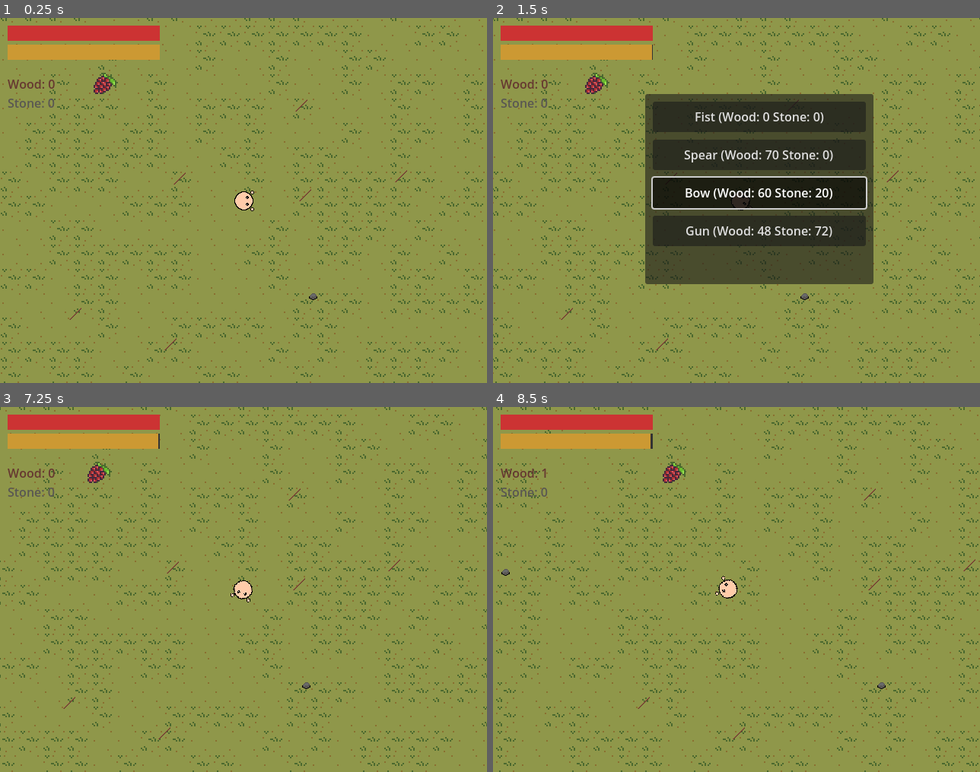
Above: before the commit, frames 1-4 (two rows, left to right).
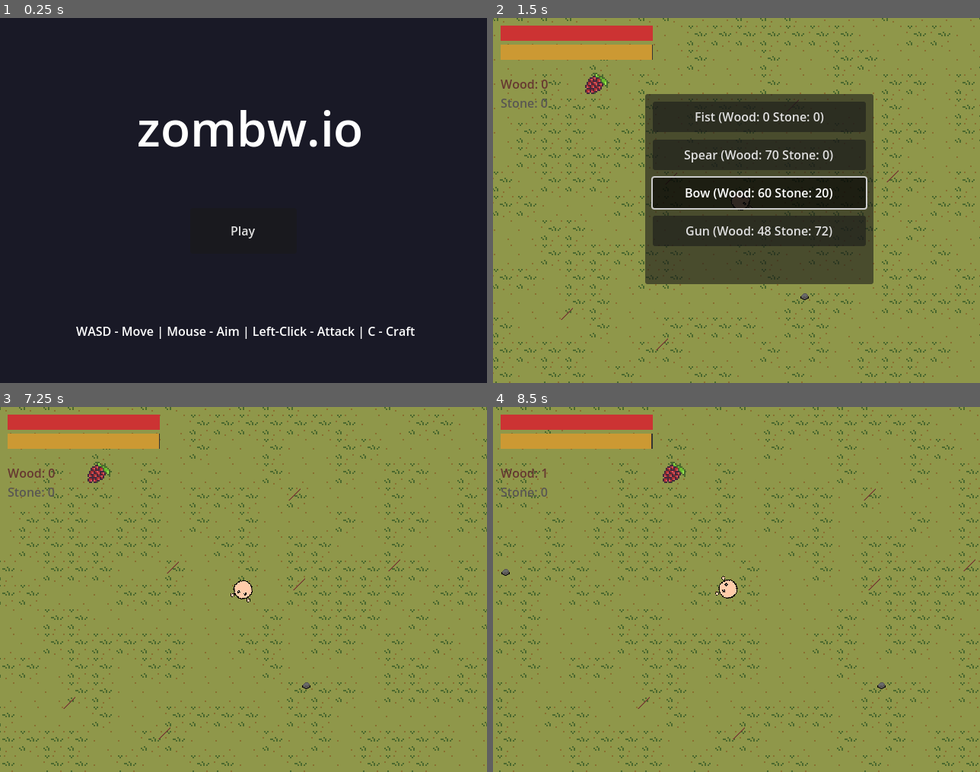
Above: after the commit, the same moments.

Repository: wondertrash/zombwio
Game: Godot game, scene res://startmenu.tscn
Same seed, same stepped clock (60 frames per second), same inputs: the game is played once before the commit and once after it. Before the commit the project starts from res://main.tscn.
Inputs (mouse positions are in pixels of both pictures, inside the frame that each line leads up to):
- Up to frame 1 (0.25 s): no input
- Up to frame 2 (1.5 s): click (736, 229) at 0.5 s, where only the run after the commit has a clickable "Play"; tap Enter at 1.25 s; move the mouse to (843, 182) at 1.27 s; hold D (right) from 1.28 s (still down); tap C (craft) at 1.35 s; click (843, 182) at 1.42 s
- Up to frame 3 (7.25 s): release D (right) at 2 s; click "Fist (Wood: 0 Stone: 0)" at 2 s; click "Spear (Wood: 70 Stone: 0)" at 2.75 s; click "Bow (Wood: 60 Stone: 20)" at 3.5 s; click "Gun (Wood: 48 Stone: 72)" at 4.25 s; tap Space at 5, 6.5 s; move the mouse to (146, 607) at 5.02 s; hold S (down) 5.03-5.78 s; tap Alt at 5.1 s; click (146, 607) at 5.17 s; tap Enter at 5.75 s; move the mouse to (292, 509) at 5.77 s; hold D (right) 5.78-6.53 s; tap Shift at 5.85 s; click (292, 509) at 5.92 s; move the mouse to (219, 662) at 6.52 s; hold Up (ui_up) from 6.53 s (still down); tap C (craft) at 6.6 s; click (219, 662) at 6.67 s
- Up to frame 4 (8.5 s): tap Enter at 7.25 s; move the mouse to (882, 644) at 7.27 s; release Up (ui_up) at 7.28 s; hold A (left) from 7.28 s (still down); tap Alt at 7.35 s; click (882, 644) at 7.42 s; move the mouse to (590, 534) at 8.02 s; tap Shift at 8.1 s; click (590, 534) at 8.17 s

The runs differ from the first frame. In frame 1, 100% of the frame differs, in the area x 0-100%, y 0-100%; in frame 2, nothing differs; in frame 3, less than 0.1%; in frame 4, less than 0.1%.

Commit message:
menus, timer

Diff:
--- /dev/null
+++ b/zombwio/death.gd
@@ -0,0 +1,44 @@
+extends CanvasLayer
+var survival_time: float = 0.0
+func _ready() -> void:
+	visible = false
+	process_mode = Node.PROCESS_MODE_ALWAYS
+func _process(delta: float) -> void:
+	pass
+func show_death_screen(time: float):
+	survival_time = time
+	visible = true
+	get_tree().paused = true
+	var bg = ColorRect.new()
+	bg.size = Vector2(640, 480)
+	bg.color = Color(0, 0, 0, 0.8)
+	add_child(bg)
+	var death_text = Label.new()
+	death_text.text = "You Died"
+	death_text.position = Vector2(220, 150)
+	death_text.add_theme_font_size_override("font_size", 48)
+	death_text.modulate = Color(1, 0, 0)
+	add_child(death_text)
+	var time_text = Label.new()
+	time_text.text = "Survived: %.1f seconds" % survival_time
+	time_text.position = Vector2(200, 220)
+	time_text.add_theme_font_size_override("font_size", 24)
+	add_child(time_text)
+	var restart_btn = Button.new()
+	restart_btn.text = "Restart"
+	restart_btn.position = Vector2(250, 300)
+	restart_btn.size = Vector2(140, 60)
+	restart_btn.pressed.connect(_restart)
+	add_child(restart_btn)
+	var menu_btn = Button.new()
+	menu_btn.text = "Main Menu"
+	menu_btn.position = Vector2(250, 370)
+	menu_btn.size = Vector2(140, 60)
+	menu_btn.pressed.connect(_main_menu)
+	add_child(menu_btn)
+func _restart():
+	get_tree().paused = false
+	get_tree().reload_current_scene()
+func _main_menu():
+	get_tree().paused = false
+	get_tree().change_scene_to_file("res://startmenu.tscn")
--- /dev/null
+++ b/zombwio/death.tscn
@@ -0,0 +1,6 @@
+[gd_scene load_steps=2 format=3 uid="uid://byc8rnaje70ob"]
+
+[ext_resource type="Script" uid="uid://4b5v2b1ybaio" path="res://death.gd" id="1_qemge"]
+
+[node name="Death" type="CanvasLayer"]
+script = ExtResource("1_qemge")
--- a/zombwio/main.tscn
+++ b/zombwio/main.tscn
@@ -1,13 +1,13 @@
 [gd_scene load_steps=10 format=3 uid="uid://coju2hp6gsoeu"]
 
 [ext_resource type="PackedScene" uid="uid://deufn2gdbfua0" path="res://player.tscn" id="1_ig7tw"]
-[ext_resource type="PackedScene" uid="uid://dbbr714tg6ghr" path="res://zombie.tscn" id="2_0xm2m"]
 [ext_resource type="PackedScene" uid="uid://dnorke7acoblq" path="res://zombiemanager.tscn" id="2_5vw27"]
 [ext_resource type="PackedScene" uid="uid://c7skidgv0to3" path="res://healthui.tscn" id="4_1bvp3"]
 [ext_resource type="PackedScene" uid="uid://8e1odnim7q4r" path="res://resourcespawner.tscn" id="4_7mycd"]
 [ext_resource type="PackedScene" uid="uid://bar8k7n2xq0yo" path="res://resource.tscn" id="5_lquwl"]
 [ext_resource type="PackedScene" uid="uid://dmsjjuy628sjf" path="res://inventory.tscn" id="6_7mycd"]
 [ext_resource type="PackedScene" uid="uid://c8mnghp2eidw0" path="res://craftingui.tscn" id="7_5vw27"]
+[ext_resource type="PackedScene" uid="uid://byc8rnaje70ob" path="res://death.tscn" id="8_kek77"]
 [ext_resource type="PackedScene" uid="uid://dcm7x7iexitvn" path="res://tilemap.tscn" id="9_kek77"]
 
 [node name="Game" type="Node2D"]
@@ -15,7 +15,6 @@
 [node name="Player" parent="." instance=ExtResource("1_ig7tw")]
 
 [node name="Zombiemanager" parent="." instance=ExtResource("2_5vw27")]
-zombie_scene = ExtResource("2_0xm2m")
 
 [node name="Resourcespawner" parent="." instance=ExtResource("4_7mycd")]
 resource_scene = ExtResource("5_lquwl")
@@ -26,4 +25,6 @@
 
 [node name="Inventory" parent="." instance=ExtResource("6_7mycd")]
 
+[node name="Death" parent="." instance=ExtResource("8_kek77")]
+
 [node name="Tilemap" parent="." instance=ExtResource("9_kek77")]
--- a/zombwio/player.gd
+++ b/zombwio/player.gd
@@ -4,7 +4,7 @@
 var attack_range: float = 25.0
 var attack_damage: float = 10.0
 var max_health: float = 255.0
-var invincibility_time: float = 0.8
+var invincibility_time: float = 0.1
 var current_health: float = max_health
 var max_hunger: float = 255.0
 var hunger_drain_rate: float = 1.0
@@ -17,6 +17,7 @@
 var can_attack: bool = true
 var current_weapon: String = "fist"
 var projectile_scene = preload("res://projectile.tscn")
+var survival_time: float = 0.0
 var is_invincible: bool = false
 var cardinal_direction: Vector2 = Vector2.DOWN
 var speed_multiplier: float = 1.0
@@ -70,6 +71,7 @@
 	if time_since_last_damage >= regen_delay and current_health < max_health:
 		current_health += regen_rate * delta
 		current_health = clamp(current_health, 0, max_health)
+	survival_time += delta
 func _physics_process(_delta):
 	velocity = direction * default_speed * speed_multiplier
 	move_and_slide()
@@ -100,7 +102,9 @@
 	if current_health <= 0:
 		die()
 func die():
-	pass
+	var death_screen = get_tree().current_scene.get_node("Death")
+	if death_screen:
+		death_screen.show_death_screen(survival_time)
 func collect_resource(type: String, amount: int):
 	if type == "berries":
 		eat_food(40)
--- a/zombwio/project.godot
+++ b/zombwio/project.godot
@@ -11,7 +11,7 @@
 [application]
 
 config/name="zombwio"
-run/main_scene="uid://coju2hp6gsoeu"
+run/main_scene="uid://bbtn0aeyqe34c"
 config/features=PackedStringArray("4.5", "GL Compatibility")
 config/icon="res://icon.svg"
 
--- /dev/null
+++ b/zombwio/startmenu.gd
@@ -0,0 +1,27 @@
+extends CanvasLayer
+@export var game_scene: PackedScene
+func _ready() -> void:
+	var bg = ColorRect.new()
+	bg.size = Vector2(640, 480)
+	bg.color = Color(0.1, 0.1, 0.15)
+	add_child(bg)
+	var title = Label.new()
+	title.text = "zombw.io"
+	title.position = Vector2(180, 100)
+	title.add_theme_font_size_override("font_size", 64)
+	add_child(title)
+	var play_btn = Button.new()
+	play_btn.text = "Play"
+	play_btn.position = Vector2(250, 250)
+	play_btn.size = Vector2(140, 60)
+	play_btn.pressed.connect(_start_game)
+	add_child(play_btn)
+	var controls = Label.new()
+	controls.text = "WASD - Move | Mouse - Aim | Left-Click - Attack | C - Craft"
+	controls.position = Vector2(100, 400)
+	controls.add_theme_font_size_override("font_size", 16)
+	add_child(controls)
+func _process(delta: float) -> void:
+	pass
+func _start_game():
+	get_tree().change_scene_to_packed(game_scene)
--- /dev/null
+++ b/zombwio/startmenu.tscn
@@ -0,0 +1,8 @@
+[gd_scene load_steps=3 format=3 uid="uid://bbtn0aeyqe34c"]
+
+[ext_resource type="Script" uid="uid://cfgb7b75o6qjr" path="res://startmenu.gd" id="1_ynf42"]
+[ext_resource type="PackedScene" uid="uid://coju2hp6gsoeu" path="res://main.tscn" id="2_kj28g"]
+
+[node name="Startmenu" type="CanvasLayer"]
+script = ExtResource("1_ynf42")
+game_scene = ExtResource("2_kj28g")
--- a/zombwio/zombie.gd
+++ b/zombwio/zombie.gd
@@ -5,7 +5,7 @@
 @export var health: float = 255.0
 @export var attack_damage: float = 14
 @export var attack_range: int = 35
-@export var attack_cooldown: float = 0.8
+@export var attack_cooldown: float = 0.4
 var can_attack_player: bool = true
 var direction: Vector2 = Vector2.ZERO
 var player: Node2D = null
Not shown, added: zombwio/death.gd.uid
Not shown, added: zombwio/startmenu.gd.uid
